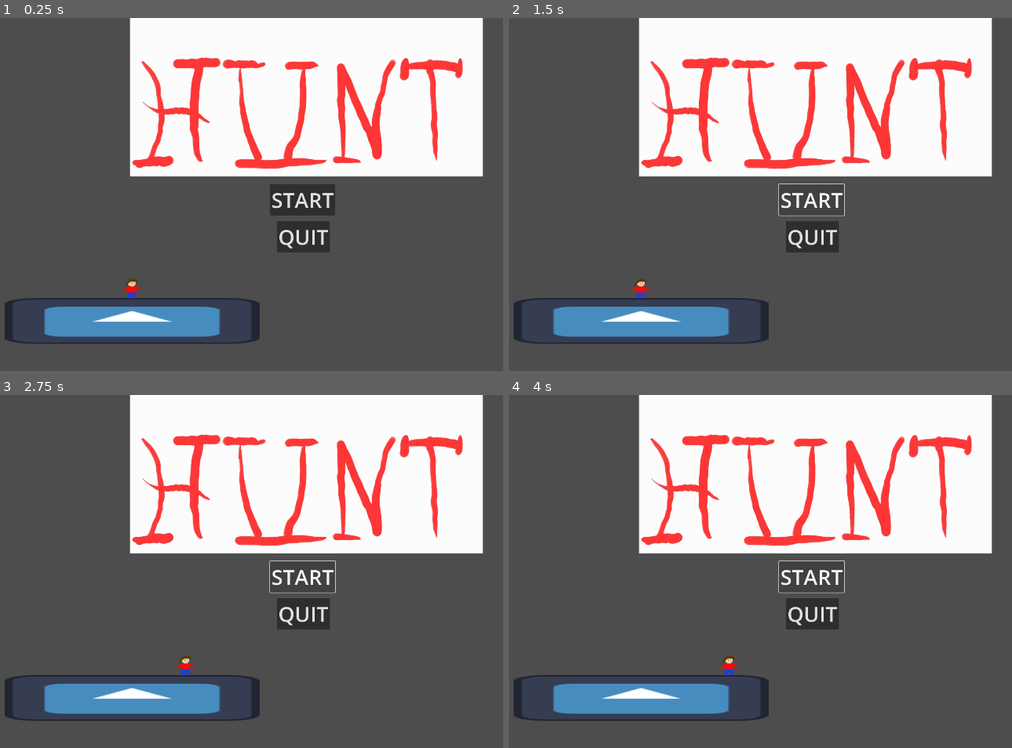
Above: before the commit, frames 1-4 (two rows, left to right).
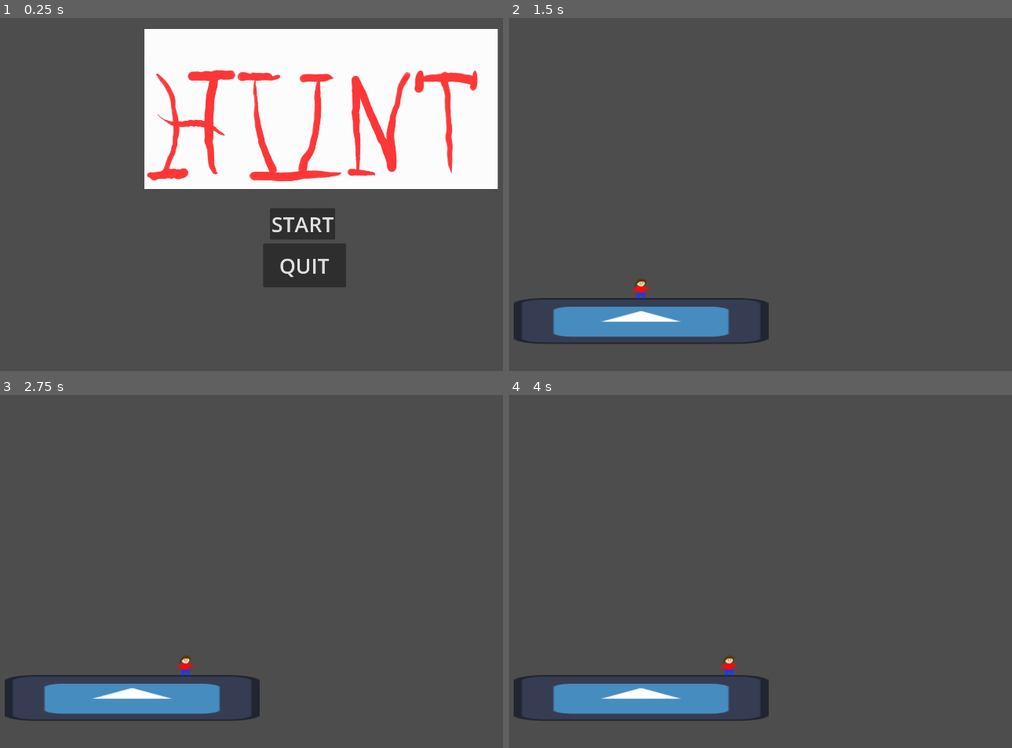
Above: after the commit, the same moments.

Repository: tjwarnke/hiint
Game: Godot game, scene res://startMenu.tscn
Same seed, same stepped clock (60 frames per second), same inputs: the game is played once before the commit and once after it. Before the commit the project starts from res://World.tscn. The engine's default icon, where the game draws it, is replaced by a stand-in: a white triangle on a blue panel in a dark square.
Inputs (mouse positions are in pixels of both pictures, inside the frame that each line leads up to):
- Up to frame 1 (0.25 s): no input
- Up to frame 2 (1.5 s): click "START" at 0.5 s; click (810, 198) at 1.25 s, where only the run before the commit has a clickable "START"
- Up to frame 3 (2.75 s): tap Enter at 2 s; hold Right (right) from 2.03 s (still down); hold Shift (run) from 2.03 s (still down); tap Up (jump) at 2.27 s
- Up to frame 4 (4 s): release Shift (run) at 2.78 s; tap Shift (run) at 2.85 s; tap Up (jump) at 3.02 s; release Right (right) at 3.53 s; hold A (left) from 3.53 s (still down); hold Shift (run) from 3.53 s (still down)

The runs differ from the first frame. In frame 1, 22% of the frame differs, in the area x 0-100%, y 0-93%; in frame 2, 33%, in the area x 25-97%, y 0-67%; in frame 3, 33%; in frame 4, 33%.

Commit message:
Added Start Menu
Created Start Menu:
- Made Start menu main scene
- Changes scene to World when start is clicked
- Exits when quit is clicked

Diff:
--- a/World.tscn
+++ b/World.tscn
@@ -1,13 +1,10 @@
-[gd_scene load_steps=4 format=3 uid="uid://b8i6tt208qmrd"]
+[gd_scene load_steps=3 format=3 uid="uid://b8i6tt208qmrd"]
 
 [ext_resource type="Script" path="res://world.gd" id="1_df57k"]
 [ext_resource type="PackedScene" uid="uid://bywhgwiemo0jm" path="res://Floor.tscn" id="2_668a3"]
-[ext_resource type="PackedScene" uid="uid://djnwi3jpjs3gm" path="res://start_menu.tscn" id="3_fbg8a"]
 
 [node name="World" type="Node2D"]
 script = ExtResource("1_df57k")
 
 [node name="Floor" parent="." instance=ExtResource("2_668a3")]
 position = Vector2(442, 938)
-
-[node name="startMenu" parent="." instance=ExtResource("3_fbg8a")]
--- a/project.godot
+++ b/project.godot
@@ -11,7 +11,7 @@
 [application]
 
 config/name="HIINT"
-run/main_scene="res://World.tscn"
+run/main_scene="res://startMenu.tscn"
 config/features=PackedStringArray("4.3", "Forward Plus")
 config/icon="res://icon.svg"
 
--- /dev/null
+++ b/startMenu.gd
@@ -0,0 +1,14 @@
+extends Control
+
+@onready var start_button = $StartButton
+@onready var quit_button = $QuitButton
+
+func _ready():
+	start_button.pressed.connect(_on_start_button_pressed)
+	quit_button.pressed.connect(_on_quit_button_pressed)
+
+func _on_start_button_pressed():
+	get_tree().change_scene_to_file("res://World.tscn")
+
+func _on_quit_button_pressed():
+	get_tree().quit()
--- /dev/null
+++ b/startMenu.tscn
@@ -0,0 +1,51 @@
+[gd_scene load_steps=3 format=3 uid="uid://bb6p1hryrq83v"]
+
+[ext_resource type="Script" path="res://startMenu.gd" id="1_1ihok"]
+[ext_resource type="Texture2D" uid="uid://cya7rud3k6r7" path="res://hiint_logo.jpg" id="2_b334g"]
+
+[node name="startMenu" type="Control"]
+layout_mode = 3
+anchors_preset = 0
+offset_right = 40.0
+offset_bottom = 40.0
+script = ExtResource("1_1ihok")
+
+[node name="StartButton" type="Button" parent="."]
+layout_mode = 1
+anchors_preset = 8
+anchor_left = 0.5
+anchor_top = 0.5
+anchor_right = 0.5
+anchor_bottom = 0.5
+offset_left = 842.0
+offset_top = 562.0
+offset_right = 1041.0
+offset_bottom = 658.0
+grow_horizontal = 2
+grow_vertical = 2
+theme_override_font_sizes/font_size = 64
+text = "START
+"
+
+[node name="QuitButton" type="Button" parent="."]
+layout_mode = 1
+anchors_preset = 8
+anchor_left = 0.5
+anchor_top = 0.5
+anchor_right = 0.5
+anchor_bottom = 0.5
+offset_left = 821.0
+offset_top = 670.0
+offset_right = 1074.0
+offset_bottom = 804.0
+grow_horizontal = 2
+grow_vertical = 2
+theme_override_font_sizes/font_size = 64
+text = "QUIT
+"
+
+[node name="Node2D" type="Node2D" parent="."]
+
+[node name="Sprite2D" type="Sprite2D" parent="Node2D"]
+position = Vector2(1018, 278)
+texture = ExtResource("2_b334g")
--- a/start_menu.gd
+++ /dev/null
@@ -1,3 +0,0 @@
-extends CanvasLayer
-
-signal start_game
--- a/start_menu.tscn
+++ /dev/null
@@ -1,38 +0,0 @@
-[gd_scene load_steps=3 format=3 uid="uid://djnwi3jpjs3gm"]
-
-[ext_resource type="Script" path="res://start_menu.gd" id="1_np4vd"]
-[ext_resource type="Texture2D" uid="uid://cya7rud3k6r7" path="res://hiint_logo.jpg" id="2_nxkg6"]
-
-[node name="startMenu" type="CanvasLayer"]
-script = ExtResource("1_np4vd")
-
-[node name="StartButton" type="Button" parent="."]
-anchors_preset = 8
-anchor_left = 0.5
-anchor_top = 0.5
-anchor_right = 0.5
-anchor_bottom = 0.5
-offset_left = -98.0
-offset_top = -32.0
-offset_right = 101.0
-offset_bottom = 64.0
-grow_horizontal = 2
-grow_vertical = 2
-theme_override_font_sizes/font_size = 64
-text = "START
-"
-
-[node name="QuitButton" type="Button" parent="."]
-offset_left = 883.0
-offset_top = 621.0
-offset_right = 1045.0
-offset_bottom = 717.0
-theme_override_font_sizes/font_size = 64
-text = "QUIT
-"
-
-[node name="Node2D" type="Node2D" parent="."]
-
-[node name="Sprite2D" type="Sprite2D" parent="Node2D"]
-position = Vector2(973, 240)
-texture = ExtResource("2_nxkg6")
